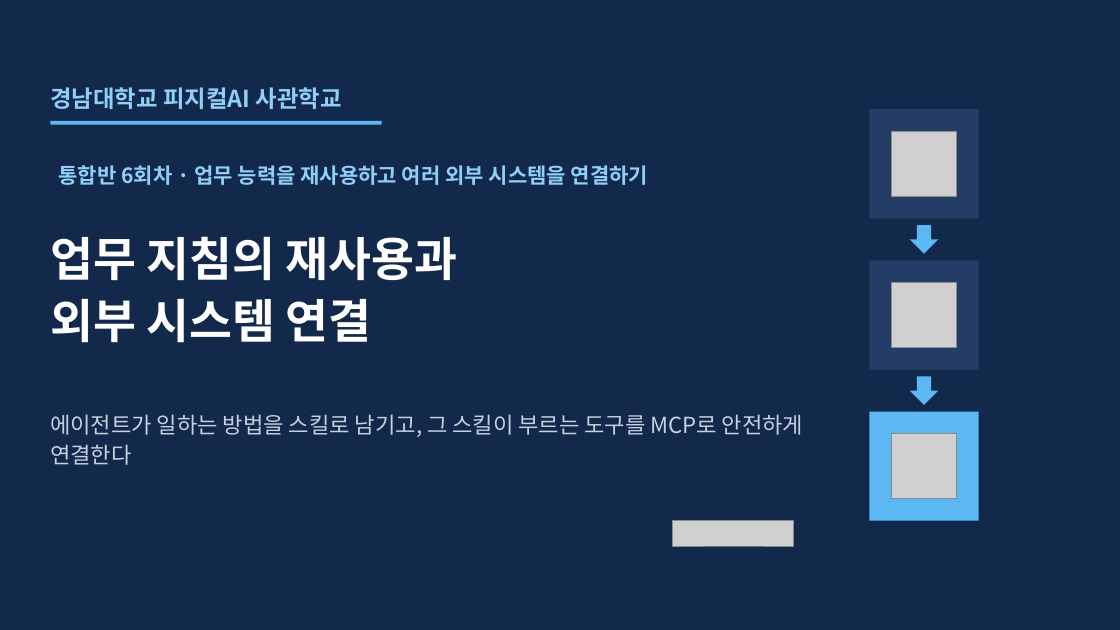
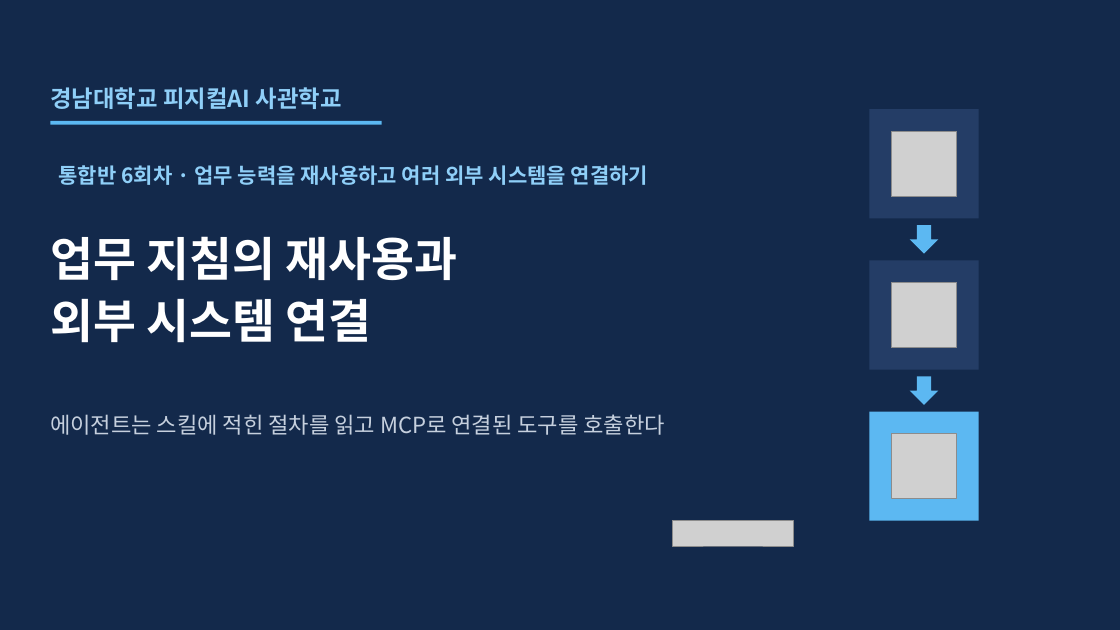
Before and after one commit to uengine-oss/hyd-iot-edu, a slide deck: slide 1 of workspace/강의제작/산출물/통합반/이론/06회차/통합반_06일차.pptx. Drawn at 1120x630 pixels with LibreOffice and Linux fonts; fonts in the diff are those of the drawing; grey boxes stand for pictures. Boxes give left, top, right and bottom in pixels: in the first picture for what was removed or moved away, otherwise in the second. Text is boxed around its words. In the diff, an @@ line names an element or a change of style, - is before the commit and + after.

```diff
--- a/workspace/강의제작/산출물/통합반/이론/06회차/통합반_06일차.pptx
+++ b/workspace/강의제작/산출물/통합반/이론/06회차/통합반_06일차.pptx
@@ text at <box>50,414,665,435</box>: text changed @@
-에이전트가 일하는 방법을 스킬로 남기고, 그 스킬이 부르는 도구를 MCP로 안전하게 연결한다
+에이전트는 스킬에 적힌 절차를 읽고 MCP로 연결된 도구를 호출한다
```
Also in this commit, not shown: 10 other slides changed, 25 other files.
